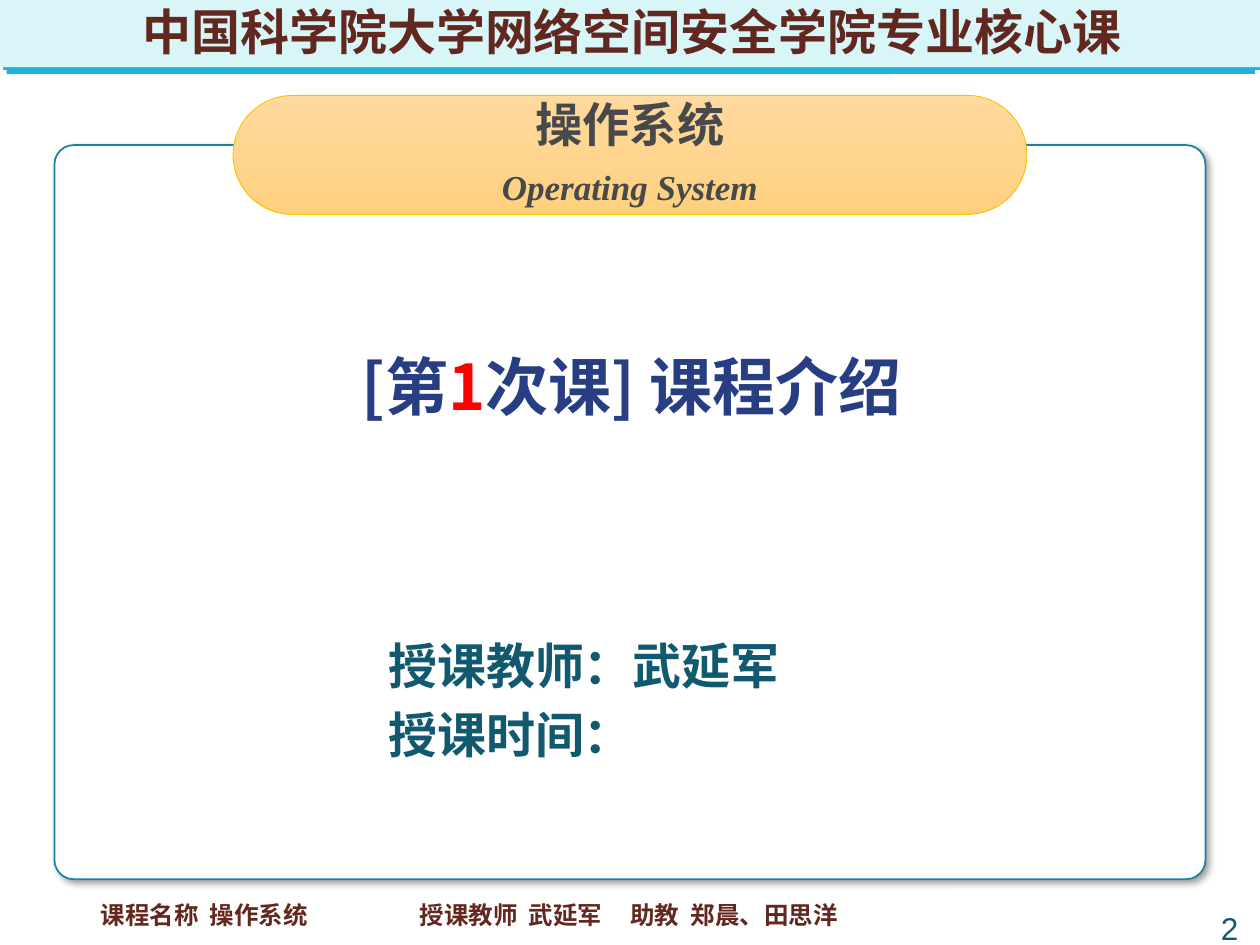
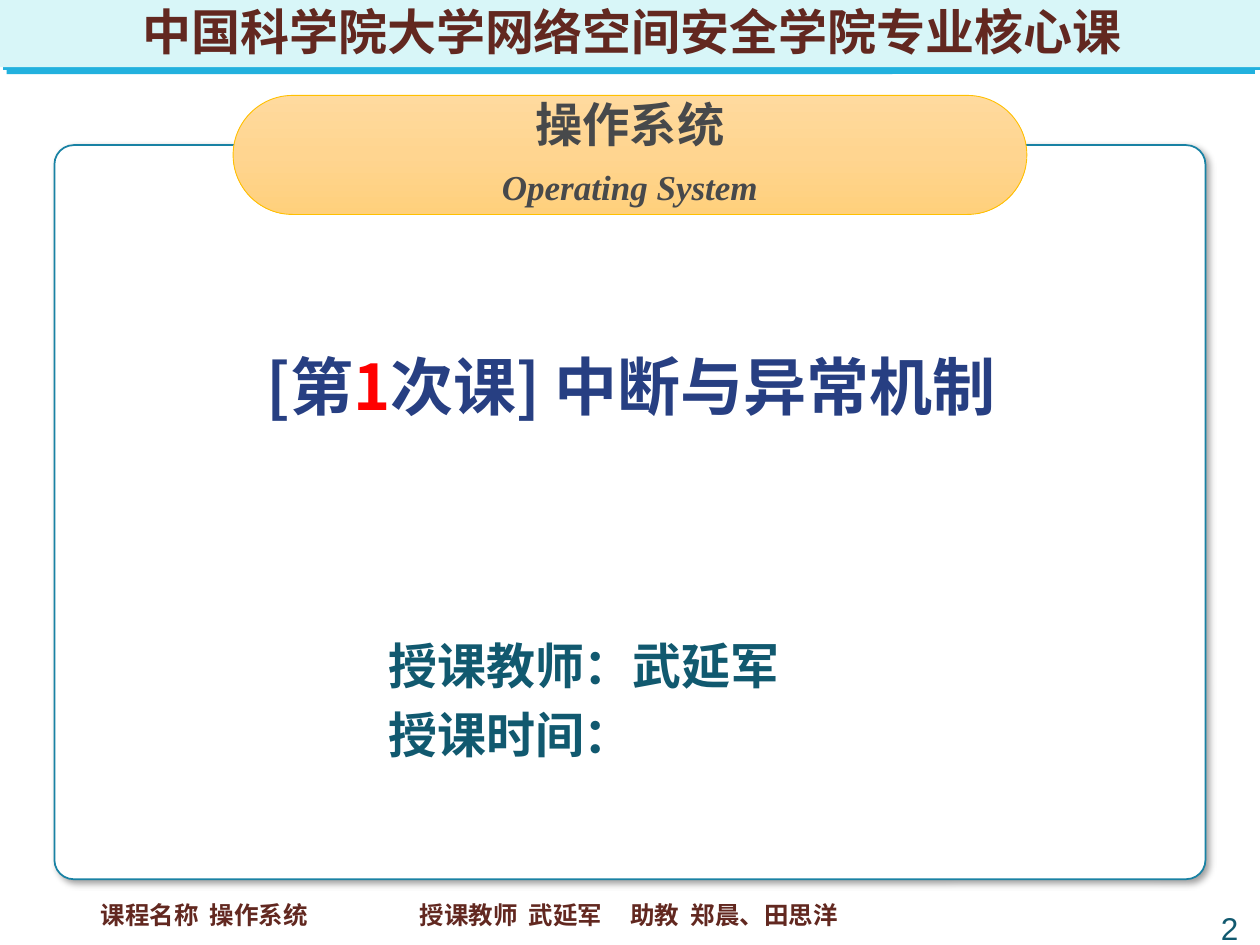
Before and after one commit to SoaringAnecdotalBear/temp-repo, a slide deck: slide 2 of 1.pptx. Drawn at 1260x945 pixels with LibreOffice and Linux fonts; fonts in the diff are those of the drawing. Boxes give left, top, right and bottom in pixels: in the first picture for what was removed or moved away, otherwise in the second. Text is boxed around its words. In the diff, an @@ line names an element or a change of style, - is before the commit and + after.

```diff
--- a/1.pptx
+++ b/1.pptx
@@ text at bbox=[267, 356, 996, 421]: text changed @@
-[第1次课] 课程介绍
+[第1次课] 中断与异常机制
```
Also in this commit, not shown: 21 other files.
